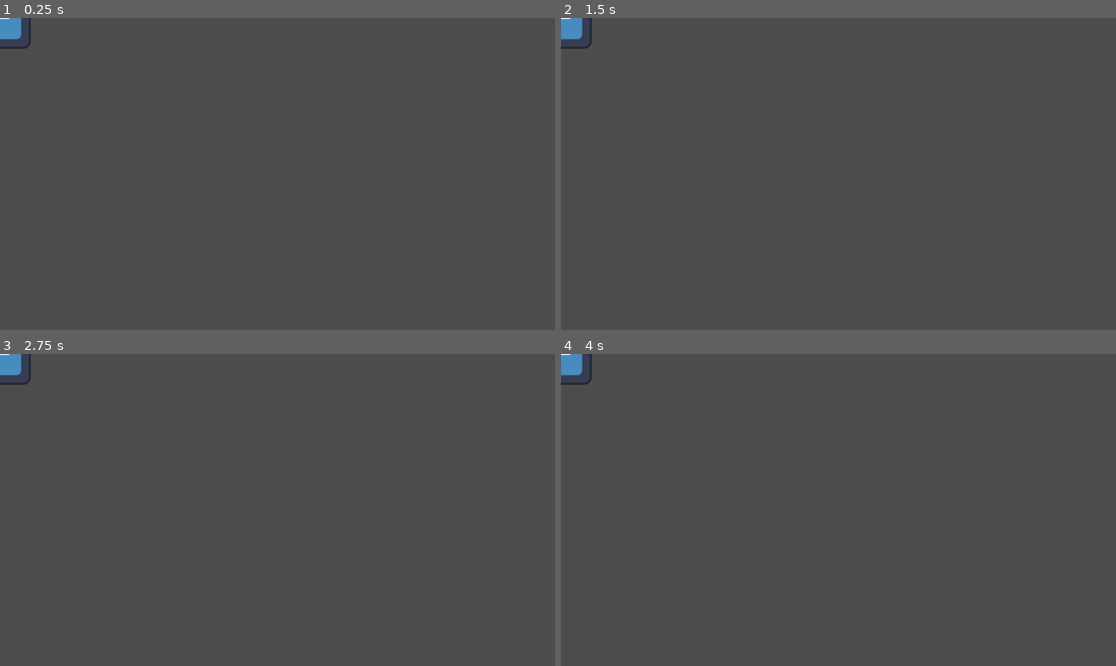
Above: before the commit, frames 1-4 (two rows, left to right).
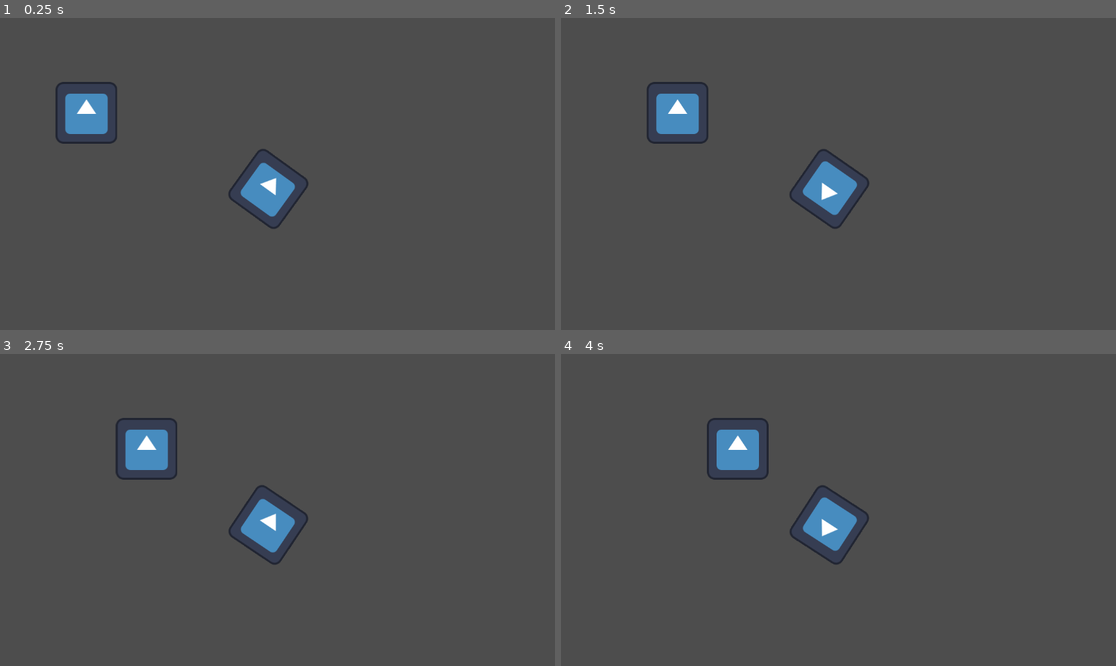
Above: after the commit, the same moments.

Repository: gobuPerez/introduccion-godot
Game: Godot game, scene res://Scenes/Test/Test.tscn
Two runs of this game, one before a commit and one after it. Both use one fixed random seed, a clock stepped at 60 frames per second and the inputs below. The engine's default icon, where the game draws it, is replaced by a stand-in: a white triangle on a blue panel in a dark square.
Inputs:
- Up to frame 1 (0.25 s): no input
- Up to frame 2 (1.5 s): no input
- Up to frame 3 (2.75 s): no input
- Up to frame 4 (4 s): no input

The runs differ from the first frame. In frame 1, 2.9% of the frame differs, in the area x 0-56%, y 0-68%; in frame 2, 2.9%; in frame 3, 2.9%; in frame 4, 2.9%.

Commit message:
Nodos y propiedades

Diff:
--- a/GemCatcher/Scenes/Test/Test.tscn
+++ b/GemCatcher/Scenes/Test/Test.tscn
@@ -1,8 +1,15 @@
-[gd_scene load_steps=2 format=3 uid="uid://d12r5avf16y4w"]
+[gd_scene load_steps=3 format=3 uid="uid://d12r5avf16y4w"]
 
 [ext_resource type="Texture2D" uid="uid://brkaug4opdyy5" path="res://icon.svg" id="1_dr6pc"]
+[ext_resource type="Script" uid="uid://b21ku7pabuus2" path="res://Test.gd" id="1_wjuvt"]
 
 [node name="Test" type="Node2D"]
+script = ExtResource("1_wjuvt")
 
 [node name="Icon" type="Sprite2D" parent="."]
+position = Vector2(167, 197)
 texture = ExtResource("1_dr6pc")
+
+[node name="Icon2" type="Sprite2D" parent="."]
+position = Vector2(557, 355)
+texture = ExtResource("1_dr6pc")
--- /dev/null
+++ b/GemCatcher/Test.gd
@@ -0,0 +1,14 @@
+extends Node2D
+
+@onready var icon: Sprite2D = $Icon
+@onready var icon_2: Sprite2D = $Icon2
+
+# Called when the node enters the scene tree for the first time.
+func _ready() -> void:
+	pass # Replace with function body.
+
+
+# Called every frame. 'delta' is the elapsed time since the previous frame.
+func _process(delta: float) -> void:
+	icon.position.x += 50 * delta
+	icon_2.rotation += 2.5 * delta
--- a/GemCatcher/project.godot
+++ b/GemCatcher/project.godot
@@ -15,6 +15,11 @@
 config/features=PackedStringArray("4.4", "Mobile")
 config/icon="res://icon.svg"
 
+[editor]
+
+naming/scene_name_casing=1
+naming/script_name_casing=1
+
 [rendering]
 
 renderer/rendering_method="mobile"
Not shown, added: GemCatcher/Test.gd.uid
Not shown, changed: README.md
